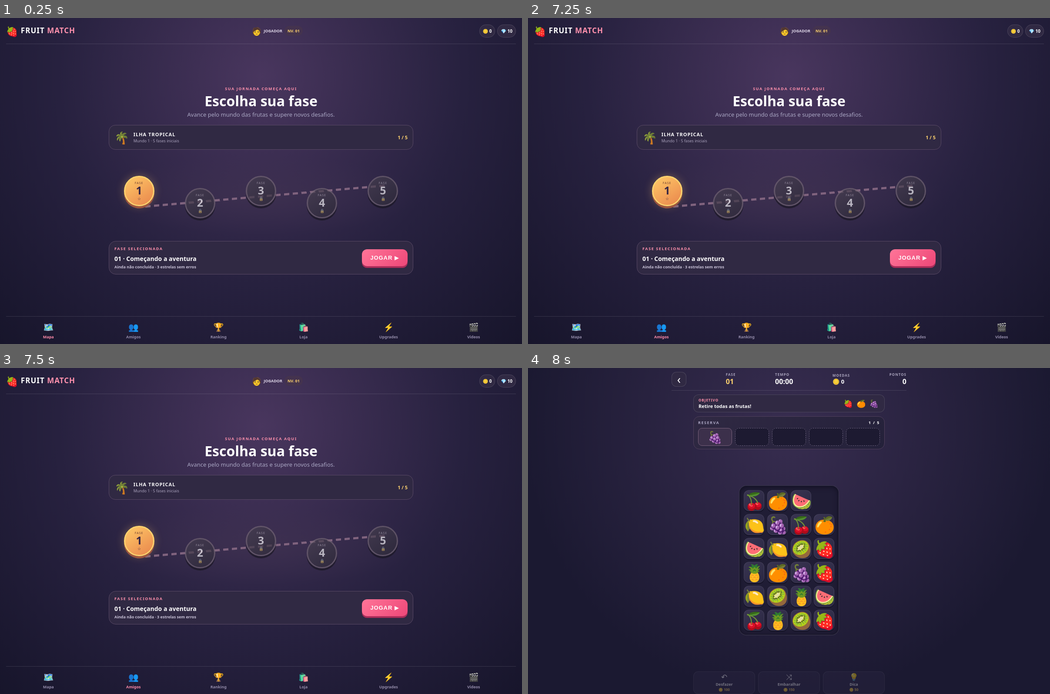
Above: before the commit, frames 1-4 (two rows, left to right).
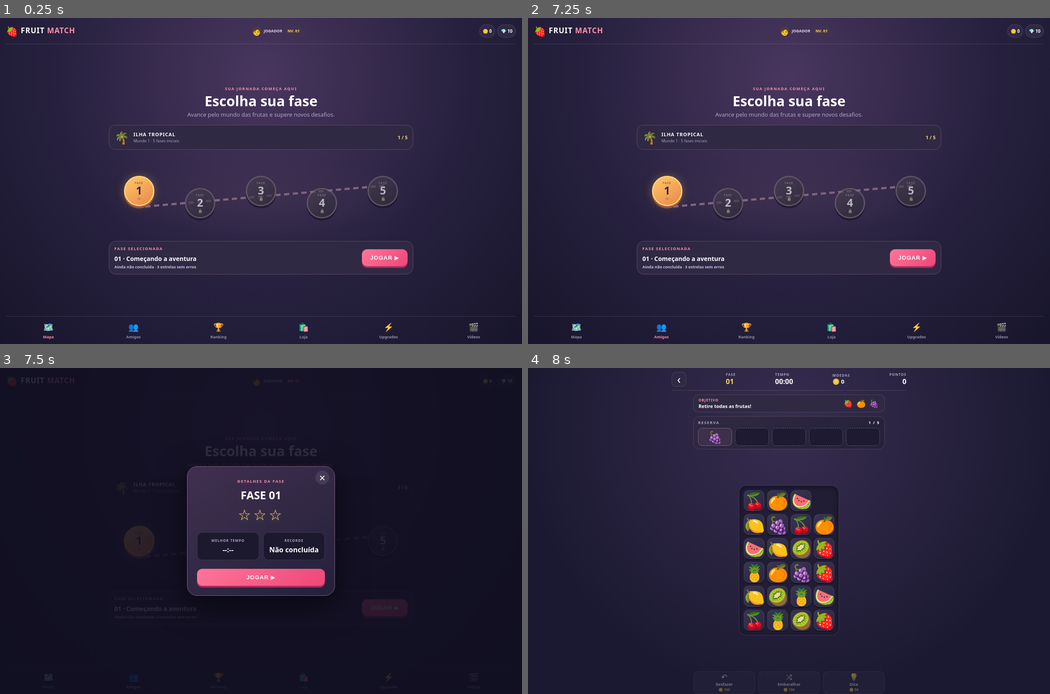
Above: after the commit, the same moments.

Repository: Guto157/fruit-match-game
Game: browser game, page index.html
The game is run twice, just before and just after one commit, with the same random seed, the same clock (stepped at 60 frames per second) and the same inputs.
Inputs:
- Up to frame 1 (0.25 s): no input
- Up to frame 2 (7.25 s): click "JOGAR ▶" at 0.27 s; click "🍓" at 1.27 s; click "🍇" at 1.87 s; click "‹" at 2.02 s; click "🗺️ Mapa" at 2.47 s; tap Escape at 2.52 s; click "👥 Amigos" at 3.07 s; click "JOGAR ▶" at 3.27 s; click "🍉" at 3.67 s; click "🥝" at 4.27 s; click "‹" at 4.52 s; click "JOGAR ▶" at 4.87 s; click "🍉" at 5.47 s; click "🍇" at 6.07 s; click "🍓" at 6.67 s; click "‹" at 7.02 s
- Up to frame 3 (7.5 s): click "FASE 1 ☆" at 7.27 s
- Up to frame 4 (8 s): tap Escape at 7.52 s; click "JOGAR ▶" at 7.77 s; click "🍇" at 7.87 s

Frames 1-2 are identical in both runs. In frame 3, 57% of the frame differs, in the area x 1-99%, y 0-99%; in frame 4, nothing differs.

Commit message:
Show level details before starting and refresh cached assets

Diff:
--- a/css/style.css
+++ b/css/style.css
@@ -41,3 +41,16 @@
 .selected-level>div>small#level-record{font-size:9px;color:#c9c2d8;font-weight:800}
 .level-node span{max-width:100%;font-size:9px;white-space:nowrap;letter-spacing:-1px}
 .fruit{will-change:transform}
+
+
+/* Janela de detalhes da fase */
+.level-detail-overlay{position:fixed;inset:0;z-index:4;display:grid;place-items:center;padding:20px;background:#100e20df}
+.level-detail-card{position:relative;width:min(100%,340px);padding:27px 22px 22px;border:1px solid #80617d;border-radius:23px;background:linear-gradient(145deg,#40304f,#24213b);box-shadow:0 20px 70px #0009;text-align:center}
+.level-detail-close{position:absolute;right:12px;top:9px;width:32px;height:32px;border:0;border-radius:50%;background:#ffffff16;color:#fff;font-size:25px;line-height:1}
+.level-detail-card h2{margin:8px 0 5px;font-size:25px;font-weight:1000}
+.level-detail-stars{min-height:48px;color:#ffd36e;font-size:34px;letter-spacing:5px;text-shadow:0 2px 12px #ffcf5a55}
+.level-detail-stats{display:grid;grid-template-columns:1fr 1fr;gap:9px;margin:16px 0 20px}
+.level-detail-stats>div{display:flex;flex-direction:column;gap:5px;padding:12px 7px;border:1px solid #ffffff20;border-radius:12px;background:#1c192f}
+.level-detail-stats small{font-size:8px;letter-spacing:1px;color:#aaa5c2;font-weight:900}
+.level-detail-stats strong{font-size:16px;color:#fff}
+.level-detail-play{width:100%}
--- a/index.html
+++ b/index.html
@@ -5,7 +5,7 @@
 <meta name="viewport" content="width=device-width,initial-scale=1,viewport-fit=cover">
 <meta name="theme-color" content="#17152b">
 <title>Fruit Match</title>
-<link rel="stylesheet" href="css/style.css">
+<link rel="stylesheet" href="css/style.css?v=level-details-20261116">
 </head>
 <body>
 <main id="home-screen" class="screen home-screen">
@@ -34,6 +34,19 @@
     <button class="nav-item" data-panel="upgrades"><span>⚡</span><small>Upgrades</small></button>
     <button class="nav-item" data-panel="videos"><span>🎬</span><small>Vídeos</small></button>
   </nav>
+  <div class="level-detail-overlay hidden" id="level-detail-overlay" role="dialog" aria-modal="true" aria-labelledby="level-detail-title">
+    <section class="level-detail-card">
+      <button class="level-detail-close" id="level-detail-close" aria-label="Fechar">×</button>
+      <p class="eyebrow">DETALHES DA FASE</p>
+      <h2 id="level-detail-title">FASE 01</h2>
+      <div class="level-detail-stars" id="level-detail-stars" aria-label="0 de 3 estrelas">☆☆☆</div>
+      <div class="level-detail-stats">
+        <div><small>MELHOR TEMPO</small><strong id="level-detail-time">--:--</strong></div>
+        <div><small>RECORDE</small><strong id="level-detail-status">Não concluída</strong></div>
+      </div>
+      <button class="play-button level-detail-play" id="level-detail-play">JOGAR <span>▶</span></button>
+    </section>
+  </div>
   <div class="home-notice" id="home-notice" role="status">Selecione uma fase no mapa para jogar.</div>
 </main>
 <main id="game-screen" class="screen game-screen hidden">
@@ -59,6 +72,6 @@
 <div class="overlay hidden" id="overlay" role="dialog" aria-modal="true" aria-labelledby="modal-title">
  <div class="modal"><div class="modal-icon" id="modal-icon">🎉</div><p class="eyebrow" id="modal-eyebrow">MUITO BEM!</p><h2 id="modal-title">Fase concluída!</h2><p id="modal-message"></p><button class="play-button modal-btn" id="modal-action">VOLTAR AO MAPA</button></div>
 </div>
-<script src="js/game.js"></script>
-<script src="js/app.js"></script>
+<script src="js/game.js?v=level-details-20261116"></script>
+<script src="js/app.js?v=level-details-20261116"></script>
 </body></html>
--- a/js/app.js
+++ b/js/app.js
@@ -1,28 +1,44 @@
 (() => {
  'use strict';
  const $=id=>document.getElementById(id);
- const home=$('home-screen'),game=$('game-screen');
+ const home=$('home-screen'),game=$('game-screen'),detail=$('level-detail-overlay');
  const names={1:'Começando a aventura',2:'Mais frutas, mais desafios',3:'Hora de pensar rápido',4:'Desafio tropical',5:'Grande combinação'};
  let selected=1,unlocked=1,noticeTimer=null;
  function readProgress(){try{const n=Number(localStorage.getItem('fruitmatch.unlocked'));return Number.isInteger(n)?Math.max(1,Math.min(5,n)):1;}catch(_){return 1;}}
  function saveProgress(){try{localStorage.setItem('fruitmatch.unlocked',String(unlocked));}catch(_){}}
  function readResults(){try{return JSON.parse(localStorage.getItem('fruitmatch.results')||'{}')||{};}catch(_){return {};}}
  function saveResults(results){try{localStorage.setItem('fruitmatch.results',JSON.stringify(results));}catch(_){}}
+ function formatTime(value){return String(Math.floor(value/60)).padStart(2,'0')+':'+String(value%60).padStart(2,'0');}
  function updateMap(){
   const results=readResults();
   document.querySelectorAll('.level-node').forEach(node=>{const n=Number(node.dataset.level),record=results[n];node.disabled=n>unlocked;node.classList.toggle('current',n===selected);node.querySelector('span').textContent=n>unlocked?'🔒':record?'⭐'.repeat(record.stars):'☆';});
   $('world-progress').textContent=unlocked+' / 5';
   $('selected-level').textContent=String(selected).padStart(2,'0')+' · '+names[selected];
   const record=results[selected];
-  $('level-record').textContent=record?'Melhor resultado: '+ '⭐'.repeat(record.stars)+'☆'.repeat(3-record.stars)+' · '+formatTime(record.seconds):'Ainda não concluída · 3 estrelas sem erros';
+  $('level-record').textContent=record?'Melhor resultado: '+'⭐'.repeat(record.stars)+'☆'.repeat(3-record.stars)+' · '+formatTime(record.seconds):'Ainda não concluída · 3 estrelas sem erros';
  }
- function formatTime(value){return String(Math.floor(value/60)).padStart(2,'0')+':'+String(value%60).padStart(2,'0');}
- function selectLevel(n){if(n>unlocked||n<1)return;selected=n;updateMap();}
+ function openLevelDetails(n){
+  if(n>unlocked||n<1)return;
+  selected=n;updateMap();
+  const record=readResults()[selected];
+  $('level-detail-title').textContent='FASE '+String(selected).padStart(2,'0');
+  $('level-detail-stars').textContent=record?'⭐'.repeat(record.stars)+'☆'.repeat(3-record.stars):'☆☆☆';
+  $('level-detail-stars').setAttribute('aria-label',(record?.stars||0)+' de 3 estrelas');
+  $('level-detail-time').textContent=record?formatTime(record.seconds):'--:--';
+  $('level-detail-status').textContent=record?'Concluída':'Não concluída';
+  detail.classList.remove('hidden');
+ }
+ function closeLevelDetails(){detail.classList.add('hidden');}
  function showNotice(message){$('home-notice').textContent=message;$('home-notice').classList.add('show');clearTimeout(noticeTimer);noticeTimer=setTimeout(()=>$('home-notice').classList.remove('show'),2400);}
  function showHome(){game.classList.add('hidden');home.classList.remove('hidden');$('home-coins').textContent=$('game-coins').textContent;document.dispatchEvent(new Event('fruitmatch:stop'));updateMap();}
- function showGame(){home.classList.add('hidden');game.classList.remove('hidden');document.dispatchEvent(new CustomEvent('fruitmatch:start',{detail:{level:selected}}));}
- document.querySelectorAll('.level-node').forEach(node=>node.addEventListener('click',()=>selectLevel(Number(node.dataset.level))));
- $('play-button').addEventListener('click',showGame);$('back-home').addEventListener('click',showHome);
+ function showGame(){closeLevelDetails();home.classList.add('hidden');game.classList.remove('hidden');document.dispatchEvent(new CustomEvent('fruitmatch:start',{detail:{level:selected}}));}
+ document.querySelectorAll('.level-node').forEach(node=>node.addEventListener('click',()=>openLevelDetails(Number(node.dataset.level))));
+ $('play-button').addEventListener('click',showGame);
+ $('level-detail-play').addEventListener('click',showGame);
+ $('level-detail-close').addEventListener('click',closeLevelDetails);
+ detail.addEventListener('click',event=>{if(event.target===detail)closeLevelDetails();});
+ document.addEventListener('keydown',event=>{if(event.key==='Escape')closeLevelDetails();});
+ $('back-home').addEventListener('click',showHome);
  document.addEventListener('fruitmatch:exit',showHome);
  document.addEventListener('fruitmatch:won',event=>{
   unlocked=Math.max(unlocked,Math.min(5,event.detail.level+1));saveProgress();
@@ -36,5 +52,5 @@
   const messages={map:'Selecione uma fase no mapa para jogar.',friends:'Amigos: sistema de convites será integrado na p …(302 unchanged characters)…
   showNotice(messages[button.dataset.panel]||messages.map);
  }));
- unlocked=readProgress();selectLevel(1);
+ unlocked=readProgress();updateMap();
 })();
